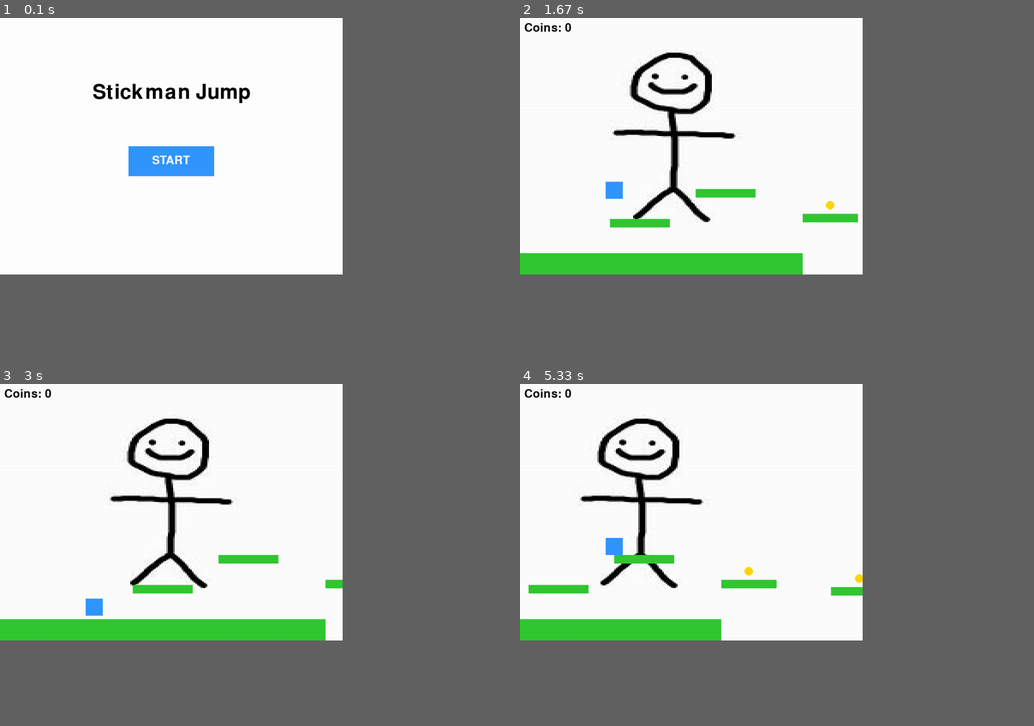
Above: before the commit, frames 1-4 (two rows, left to right).
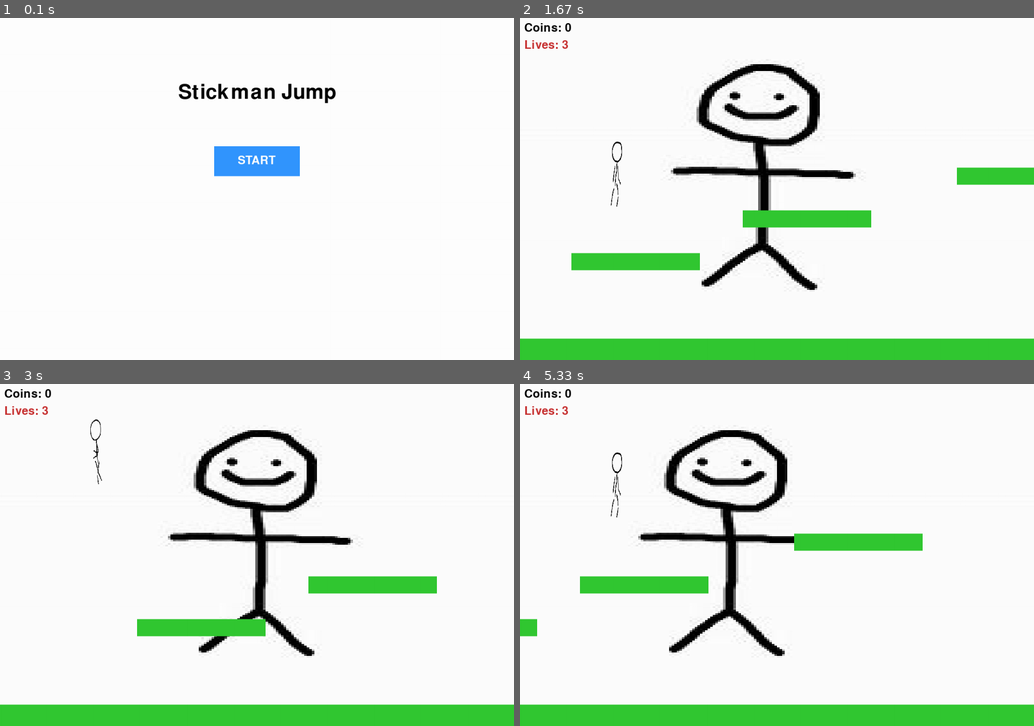
Above: after the commit, the same moments.

Repository: Turtel486/ProjektPythonDoSkoly
Game: pygame game, started from programovani skola/pygame 2.py
Two runs of this game, one before a commit and one after it. Both use one fixed random seed, a clock stepped at 60 frames per second and the inputs below.
Inputs:
- Up to frame 1 (0.1 s): no input
- Up to frame 2 (1.67 s): click "START" at 0.38 s; hold A 0.67-1.13 s; hold Right 0.67-1.13 s; hold Right 1.17-1.63 s; tap Space at 1.23, 1.53 s
- Up to frame 3 (3 s): hold Right 1.67-2.13 s; tap Space at 1.73, 2.03, 2.23, 2.53, 2.8 s; hold Left 2.17-2.7 s; hold Left from 2.73 s (still down)
- Up to frame 4 (5.33 s): tap Space at 3.1, 3.23, 3.53, 3.9, 4.2, 4.4, 4.7, 4.9, 5.2 s; release Left at 3.13 s; hold Right 3.17-3.8 s; hold Left 3.83-4.3 s; hold Right 4.33-4.8 s; hold Right 4.83-5.3 s
In our replay, the window is 600x450 before the commit and 900x600 after it. These sizes can differ from the game's own. Grey fills any space a smaller window leaves; there, only what the larger window draws over its background counts as a difference.

The runs differ from the first frame. In frame 1, 3.9% of the frame differs, in the area x 18-66%, y 19-47%; in frame 2, 17%; in frame 3, 17%; in frame 4, 18%, in the area x 0-100%, y 6-100%.

Commit message:
Add files via upload

Diff:
--- a/programovani skola/pygame 2.py
+++ b/programovani skola/pygame 2.py
@@ -1,171 +1,192 @@
-# Import knihoven pro hru, ukončení programu a náhodné generování
 import pygame
 import sys
 import random
 
-# Inicializace pygame – nutné pro spuštění všech funkcí
 pygame.init()
 
-# Nastavení velikosti okna
-WIDTH, HEIGHT = 800, 600
+# ========================
+# Okno a fonty
+# ========================
+WIDTH, HEIGHT = 1200, 800
 screen = pygame.display.set_mode((WIDTH, HEIGHT))
-pygame.display.set_caption("Stickman Jump")  # Název okna
-
-# Hodiny pro řízení FPS + fonty pro text
+pygame.display.set_caption("Stickman Jump")
+
 clock = pygame.time.Clock()
 font = pygame.font.SysFont(None, 70)
 small_font = pygame.font.SysFont(None, 40)
 
-# Načtení pozadí
-# Obrázek se načte a roztáhne na velikost obrazovky
+# Pozadí
 background = pygame.image.load("stickman1.jpg").convert()
 background = pygame.transform.scale(background, (WIDTH, HEIGHT))
 
-# Proměnné pro posun pozadí
 bg_x = 0
 bg_scroll_speed = 2
 
-# Definice barev (RGB)
+# Barvy
 WHITE = (255, 255, 255)
 BLACK = (0, 0, 0)
 BLUE = (50, 150, 255)
 GREEN = (50, 200, 50)
 YELLOW = (255, 215, 0)
-
-# Funkce pro resetování hry
+RED = (200, 50, 50)
+
+# =========================
+# ANIMACE BĚHU
+# =========================
+run_frames = []
+for i in range(1, 7):
+    img = pygame.image.load(f"run{i}.png").convert_alpha()
+    img = pygame.transform.scale(img, (600, 600))
+    run_frames.append(img)
+
+frame_index = 0
+animation_speed = 0.2
+facing_right = True
+
+# =========================
+# Reset hry
+# =========================
 def reset_game():
-    # Vytvoření hráče (obdélník)
-    player = pygame.Rect(200, 500, 40, 40)
-
-    # Počáteční platformy
+    hitbox_width = 50
+    hitbox_height = 100
+    player = pygame.Rect(200, HEIGHT - hitbox_height - 50, hitbox_width, hitbox_height)
+
     platforms = [
-        pygame.Rect(0, 550, 800, 50),
-        pygame.Rect(350, 470, 140, 20),
-        pygame.Rect(550, 400, 140, 20),
+        pygame.Rect(0, HEIGHT - 50, WIDTH, 50),        # stálá podlaha
+        pygame.Rect(400, HEIGHT - 250, 300, 40),
+        pygame.Rect(800, HEIGHT - 350, 300, 40),
+        pygame.Rect(1300, HEIGHT - 450, 300, 40),
     ]
 
-    # Mince a skóre
     coins = []
+    enemies = []  # nepřátelé
     score = 0
-
-    return player, platforms, coins, score
-
-# Zavolání resetu při startu
-player, platforms, coins, score = reset_game()
-
-# Fyzika hráče
-player_vel_y = 0   # Vertikální rychlost
-gravity = 0.6      # Síla gravitace
-jump_power = -13   # Síla skoku
-on_ground = False  # Kontrola zda hráč stojí
-scroll_speed = 5   # Rychlost posunu světa
-
-# Stav hry (menu / hra / game over)
+    lives = 3   # začínáme s 3 životy
+
+    return player, platforms, coins, enemies, score, lives
+
+player, platforms, coins, enemies, score, lives = reset_game()
+
+# Fyzika
+player_vel_y = 0
+gravity = 0.6
+jump_power = -20
+on_ground = False
+scroll_speed = 10
+
 game_state = "menu"
 
-# Funkce pro vykreslení posouvajícího se pozadí
+# =========================
+# Funkce
+# =========================
 def draw_background():
     screen.blit(background, (bg_x, 0))
     screen.blit(background, (bg_x + WIDTH, 0))
 
-# Funkce pro vykreslení menu
 def draw_menu():
     screen.fill(WHITE)
-
-    # Titulek
     title = font.render("Stickman Jump", True, BLACK)
     screen.blit(title, (WIDTH//2 - title.get_width()//2, 150))
 
-    # Tlačítko START
     start_button = pygame.Rect(WIDTH//2 - 100, 300, 200, 70)
     pygame.draw.rect(screen, BLUE, start_button)
-
     text = small_font.render("START", True, WHITE)
     screen.blit(text, (start_button.x + 55, start_button.y + 20))
-
     return start_button
 
-# Funkce pro vykreslení hry
 def draw_game():
     draw_background()
-
-    # Platformy
     for platform in platforms:
         pygame.draw.rect(screen, GREEN, platform)
-
-    # Mince
     for coin in coins:
         pygame.draw.ellipse(screen, YELLOW, coin)
-
-    # Hráč
-    pygame.draw.rect(screen, BLUE, player)
-
-    # Skóre
+    for enemy in enemies:
+        pygame.draw.rect(screen, RED, enemy["rect"])
+
+    # Animace hráče
+    current_frame = run_frames[int(frame_index)]
+    if not facing_right:
+        current_frame = pygame.transform.flip(current_frame, True, False)
+    sprite_x = player.x - (600 - player.width)//2
+    sprite_y = player.y - (600 - player.height)
+    screen.blit(current_frame, (sprite_x, sprite_y))
+
+    # Score + životy
     score_text = small_font.render(f"Coins: {score}", True, BLACK)
+    lives_text = small_font.render(f"Lives: {lives}", True, RED)
     screen.blit(score_text, (10, 10))
-
-# Funkce pro obrazovku GAME OVER
+    screen.blit(lives_text, (10, 50))
+
 def draw_game_over():
     screen.fill((30, 30, 30))
-
     text = font.render("GAME OVER", True, (255, 50, 50))
     screen.blit(text, (WIDTH//2 - text.get_width()//2, 200))
-
     score_text = small_font.render(f"Coins: {score}", True, WHITE)
     screen.blit(score_text, (WIDTH//2 - score_text.get_width()//2, 300))
-
     restart_text = small_font.render("Klikni pro restart", True, WHITE)
     screen.blit(restart_text, (WIDTH//2 - restart_text.get_width()//2, 350))
 
-# Hlavní herní smyčka
+def spawn_enemy(platform):
+    enemy_width = 50
+    enemy_height = 50
+    enemy_x = random.randint(platform.x, platform.x + platform.width - enemy_width)
+    enemy_y = platform.y - enemy_height
+    speed = random.choice([-2, 2])
+    return {"rect": pygame.Rect(enemy_x, enemy_y, enemy_width, enemy_height),
+            "speed": speed,
+            "platform": platform}
+
+# =========================
+# Hlavní smyčka
+# =========================
 running = True
 while running:
-    clock.tick(60)  # Omezení na 60 FPS
-
-    # Zpracování událostí
+    clock.tick(60)
     for event in pygame.event.get():
         if event.type == pygame.QUIT:
             running = False
 
-        # Menu kliknutí
         if game_state == "menu":
             if event.type == pygame.MOUSEBUTTONDOWN:
                 if start_button.collidepoint(event.pos):
                     game_state = "game"
-                    player, platforms, coins, score = reset_game()
-
-        # Restart po game over
+                    player, platforms, coins, enemies, score, lives = reset_game()
+
         elif game_state == "game_over":
             if event.type == pygame.MOUSEBUTTONDOWN:
-                player, platforms, coins, score = reset_game()
+                player, platforms, coins, enemies, score, lives = reset_game()
                 game_state = "game"
 
-    # MENU stav
     if game_state == "menu":
         start_button = draw_menu()
 
-    # HERNÍ stav
     elif game_state == "game":
-
         keys = pygame.key.get_pressed()
-
-        # Pohyb doprava (svět se posouvá doleva)
+        moving = False
+
+        # Pohyb hráče + scroll světa
         if keys[pygame.K_RIGHT] or keys[pygame.K_d]:
-            for platform in platforms:
+            moving = True
+            facing_right = True
+            for platform in platforms[1:]:
                 platform.x -= scroll_speed
             for coin in coins:
                 coin.x -= scroll_speed
+            for enemy in enemies:
+                enemy["rect"].x -= scroll_speed
             bg_x -= bg_scroll_speed
 
-        # Pohyb doleva
         if keys[pygame.K_LEFT] or keys[pygame.K_a]:
-            for platform in platforms:
+            moving = True
+            facing_right = False
+            for platform in platforms[1:]:
                 platform.x += scroll_speed
             for coin in coins:
                 coin.x += scroll_speed
+            for enemy in enemies:
+                enemy["rect"].x += scroll_speed
             bg_x += bg_scroll_speed
 
-        # Nekonečné scrollování pozadí
         if bg_x <= -WIDTH:
             bg_x = 0
         if bg_x >= WIDTH:
@@ -188,9 +209,22 @@
                 player_vel_y = 0
                 on_ground = True
 
-        # Game over když hráč spadne
+        # Kolize s nepřáteli → ztráta života
+        for enemy in enemies[:]:
+            if player.colliderect(enemy["rect"]):
+                lives -= 1
+                player.y = enemy["rect"].top - player.height  # hráč se odrazí nahoru
+                if lives <= 0:
+                    game_state = "game_over"
+
+        # Padání mimo obrazovku
         if player.top > HEIGHT:
-            game_state = "game_over"
+            lives -= 1
+            if lives <= 0:
+                game_state = "game_over"
+            else:
+                player.y = HEIGHT - player.height - 50
+                player_vel_y = 0
 
         # Sbírání mincí
         for coin in coins[:]:
@@ -198,39 +232,47 @@
                 coins.remove(coin)
                 score += 1
 
-        # Mazání starých platforem
-        for platform in platforms[:]:
+        # Mazání starých platforem a nepřátel
+        for platform in platforms[1:]:
             if platform.right < -200:
                 platforms.remove(platform)
-
-        # Generování nových platforem a mincí
-        if platforms[-1].right < WIDTH - 150:
-            new_width = random.randint(120, 180)
-            new_x = platforms[-1].right + random.randint(80, 140)
-            new_y = random.randint(300, 500)
-
-            new_platform = pygame.Rect(new_x, new_y, new_width, 20)
+        for enemy in enemies[:]:
+            if enemy["rect"].right < -200 or enemy["rect"].left > WIDTH + 200:
+                enemies.remove(enemy)
+
+        # Generování platforem, mincí a nepřátel
+        if platforms[-1].right < WIDTH - 200:
+            new_width = random.randint(200, 400)
+            new_x = platforms[-1].right + random.randint(200, 400)
+            new_y = random.randint(400, HEIGHT - 200)
+            new_platform = pygame.Rect(new_x, new_y, new_width, 40)
             platforms.append(new_platform)
-
-            # Náhodné vytvoření mince
             if random.random() < 0.4:
-                coin = pygame.Rect(
-                    new_x + new_width//2 - 10,
-                    new_y - 30,
-                    20,
-                    20
-                )
+                coin = pygame.Rect(new_x + new_width//2 - 20, new_y - 50, 40, 40)
                 coins.append(coin)
+            if random.random() < 0.5:
+                enemies.append(spawn_enemy(new_platform))
+
+        # Pohyb nepřátel
+        for enemy in enemies:
+            enemy["rect"].x += enemy["speed"]
+            if enemy["rect"].left <= enemy["platform"].left or enemy["rect"].right >= enemy["platform"].right:
+                enemy["speed"] *= -1
+
+        # Animace
+        if moving:
+            frame_index += animation_speed
+            if frame_index >= len(run_frames):
+                frame_index = 0
+        else:
+            frame_index = 0
 
         draw_game()
 
-    # GAME OVER stav
     elif game_state == "game_over":
         draw_game_over()
 
-    # Aktualizace obrazovky
     pygame.display.flip()
 
-# Ukončení hry
 pygame.quit()
 sys.exit()
Binary file added: programovani skola/run1.png
Binary file added: programovani skola/run2.png
Binary file added: programovani skola/run3.png
Binary file added: programovani skola/run4.png
Binary file added: programovani skola/run5.png
Binary file added: programovani skola/run6.png
